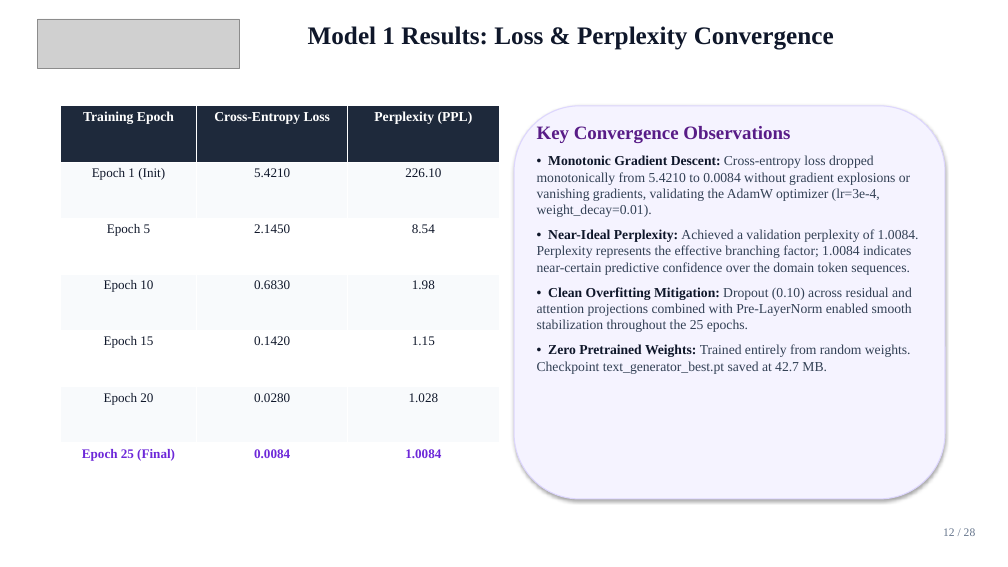
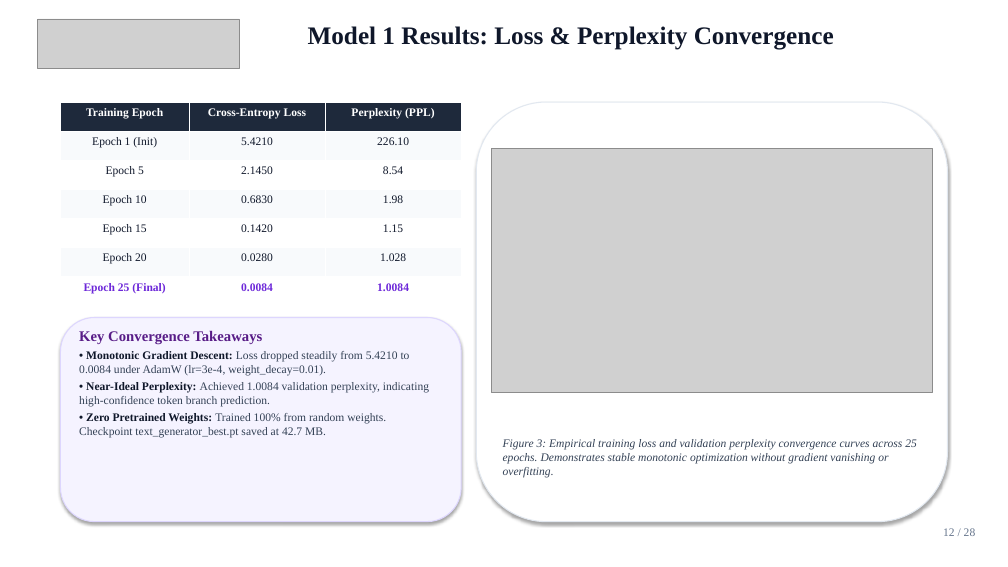
Before and after one commit to Kunwar9415/ai-powered-saas-platform, a slide deck: slide 12 of AI_POWERED_SAAS_PLATFORM_PRESENTATION.pptx. Drawn at 1008x567 pixels with LibreOffice and Linux fonts; fonts in the diff are those of the drawing; grey boxes stand for pictures. Boxes give left, top, right and bottom in pixels: in the first picture for what was removed or moved away, otherwise in the second. Text is boxed around its words. In the diff, an @@ line names an element or a change of style, - is before the commit and + after.

Commit message:
docs: embed architecture schematics, loss curves, confusion matrices, and pipeline graphs into PowerPoint presentation

```diff
--- a/AI_POWERED_SAAS_PLATFORM_PRESENTATION.pptx
+++ b/AI_POWERED_SAAS_PLATFORM_PRESENTATION.pptx
@@ table at [60,102,461,306] @@
@@ size 13 to 11 pt in "Training Epoch", "Cross-Entropy Loss", "Perplexity (PPL)" @@
@@ size 12.5 to 11 pt in "Epoch 1 (Init)", "5.4210", "226.10", "Epoch 5" and 14 more places @@
@@ table: place and size @@
-table at [60,106,499,499]
+table at [60,102,461,306]
@@ rounded rectangle added at [476,102,948,522], fill #FFFFFF, outline #E2E8F0 1 pt @@
@@ picture added at [492,148,932,392] @@
@@ rounded rectangle: place and size @@
-rounded rectangle at [514,106,945,499]
+rounded rectangle at [60,318,461,522]
@@ text at [79,330,429,438]: text changed; size 13 to 11 pt @@
-Key Convergence Observations
-• Monotonic Gradient Descent: Cross-entropy loss dropped monotonically from 5.4210 to 0.0084 without gradient explosions or vanishing gradients, validating the AdamW optimizer (lr=3e-4, weight_decay=0.01).
-• Near-Ideal Perplexity: Achieved a validation perplexity of 1.0084. Perplexity represents the effective branching factor; 1.0084 indicates near-certain predictive confidence over the domain token sequences.
-• Clean Overfitting Mitigation: Dropout (0.10) across residual and attention projections combined with Pre-LayerNorm enabled smooth stabilization throughout the 25 epochs.
-• Zero Pretrained Weights: Trained entirely from random weights. Checkpoint text_generator_best.pt saved at 42.7 MB.
+Key Convergence Takeaways
+• Monotonic Gradient Descent: Loss dropped steadily from 5.4210 to 0.0084 under AdamW (lr=3e-4, weight_decay=0.01).
+• Near-Ideal Perplexity: Achieved 1.0084 validation perplexity, indicating high-confidence token branch prediction.
+• Zero Pretrained Weights: Trained 100% from random weights. Checkpoint text_generator_best.pt saved at 42.7 MB.
@@ text added at [503,439,917,478], 11 pt, text #334155, italic @@
+Figure 3: Empirical training loss and validation perplexity convergence curves across 25 epochs. Demonstrates stable monotonic optimization without gradient vanishing or overfitting.
```
Also in this commit, not shown: 7 other slides changed, 1 slide added, 1 slide removed, 1 other file.
